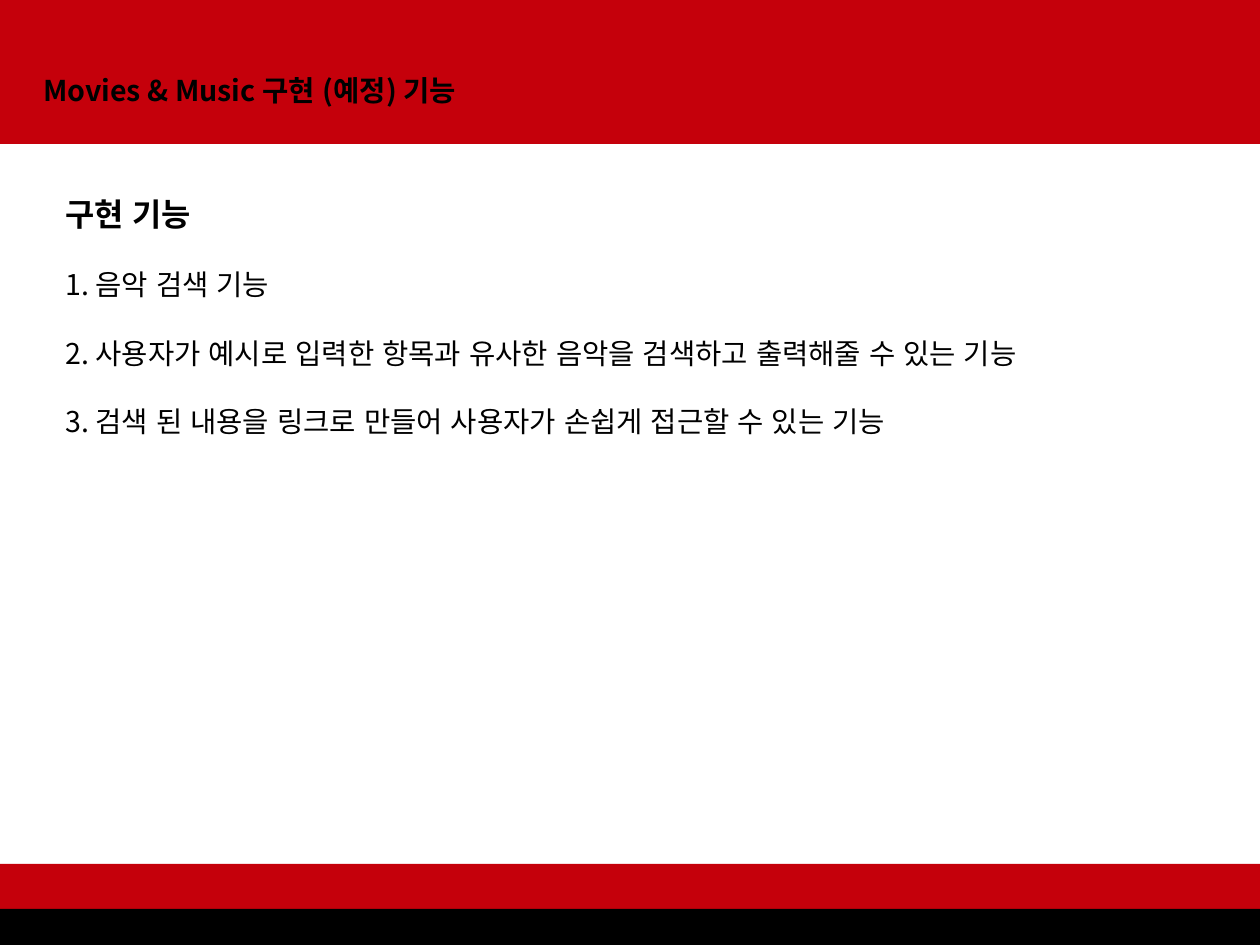
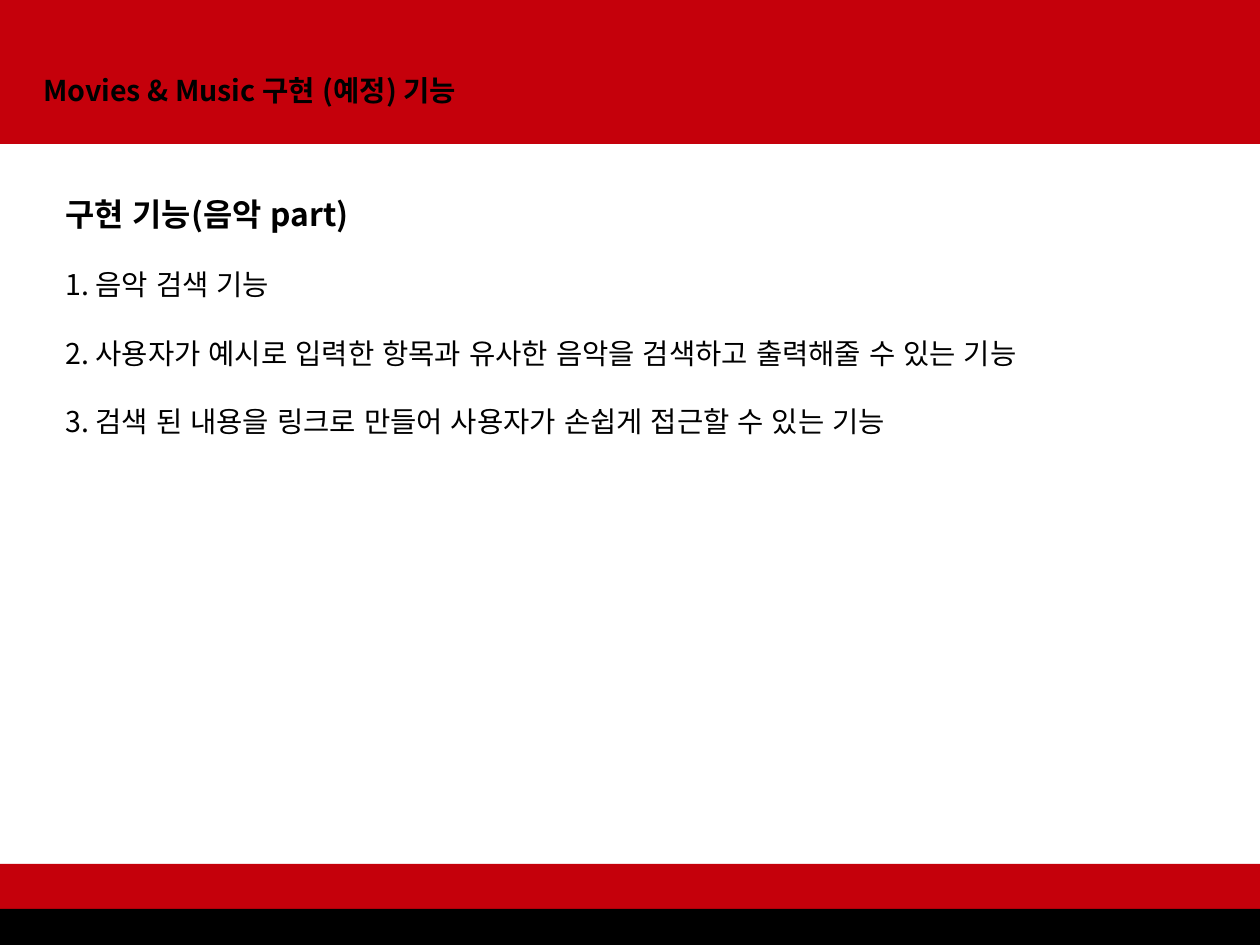
Before and after one commit to narugang/MusicMovies, a slide deck: slide 3 of project Music&Movies/영화&음악.odp. Drawn at 1260x945 pixels with LibreOffice and Linux fonts; fonts in the diff are those of the drawing. Boxes give left, top, right and bottom in pixels: in the first picture for what was removed or moved away, otherwise in the second. Text is boxed around its words. In the diff, an @@ line names an element or a change of style, - is before the commit and + after.

```diff
--- a/project Music&Movies/영화&음악.odp
+++ b/project Music&Movies/영화&음악.odp
@@ text at (x1=65, y1=199, x2=349, y2=233): text changed @@
-구현 기능
+구현 기능(음악 part)
```
Also in this commit, not shown: 2 other slides changed, 2 slides added, 4 other files.
